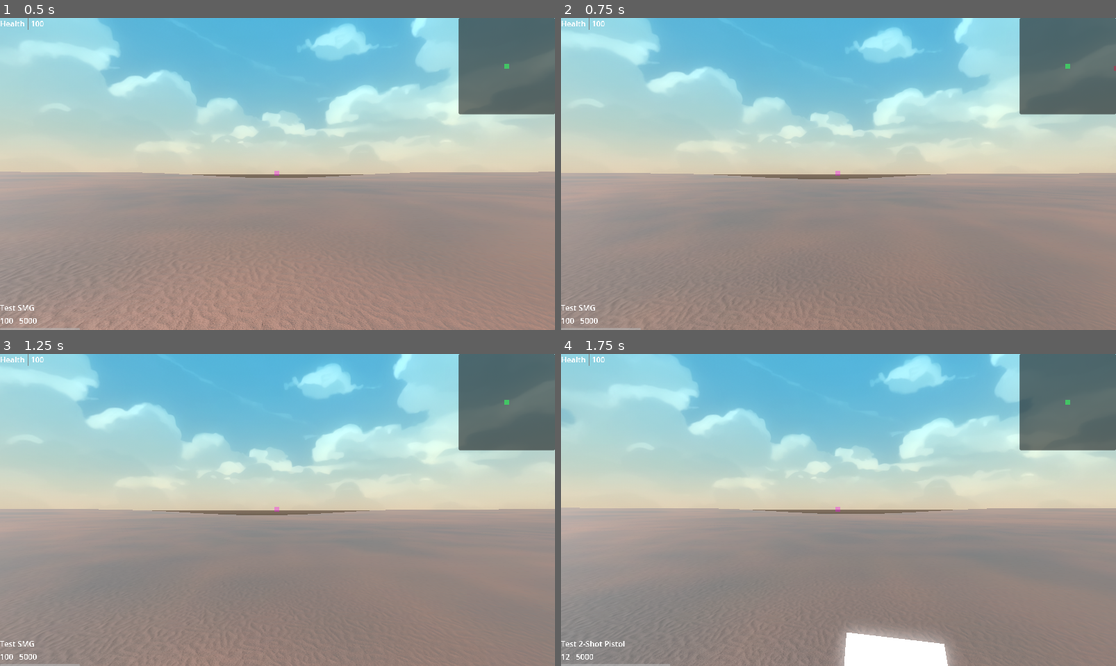
Above: before the commit, frames 1-4 (two rows, left to right).
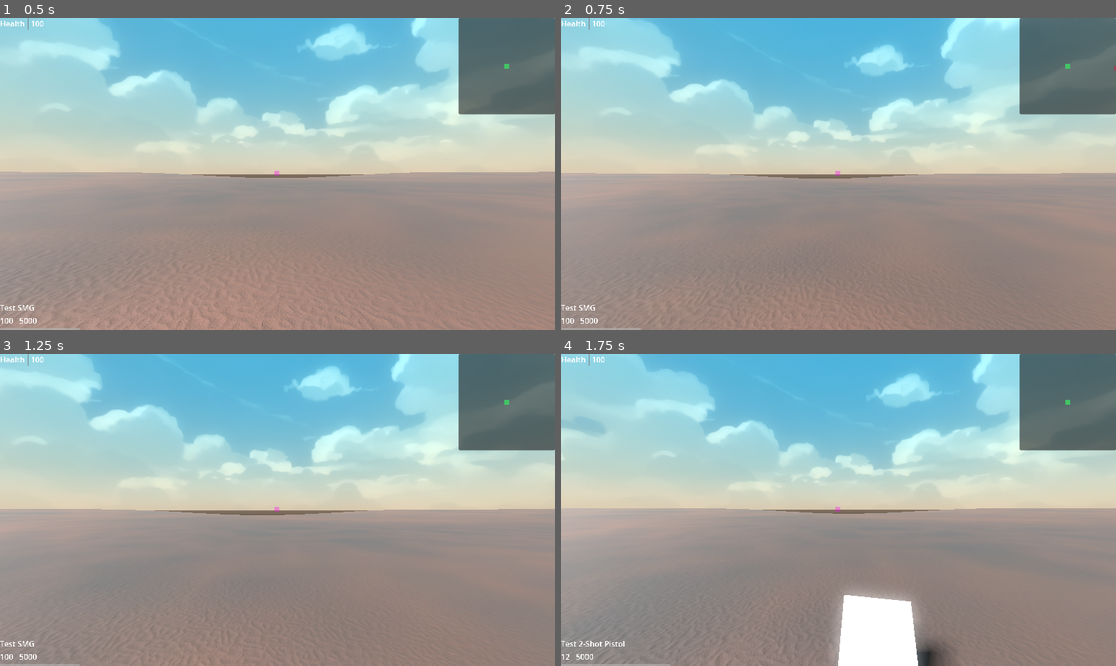
Above: after the commit, the same moments.

Repository: mabanana/FPS-Project-A
Game: Godot game, scene res://test_scene.tscn
Same seed, same stepped clock (60 frames per second), same inputs: the game is played once before the commit and once after it.
Inputs (mouse positions are in pixels of both pictures, inside the frame that each line leads up to):
- Up to frame 1 (0.5 s): no input
- Up to frame 2 (0.75 s): tap Enter (ui_accept) at 0.5 s; move the mouse to (866, 174) at 0.52 s; hold Up (ui_up) from 0.53 s (still down); hold Shift (sprint) from 0.53 s (still down)
- Up to frame 3 (1.25 s): keep holding Up (ui_up); keep holding Shift (sprint); tap Enter (ui_accept) at 0.77 s
- Up to frame 4 (1.75 s): keep holding Up (ui_up); move the mouse to (810, 510) at 1.27 s; release Shift (sprint) at 1.28 s; tap Q (drop_equip) at 1.35 s; tap Enter (ui_accept) at 1.52 s; tap Shift (sprint) at 1.55 s

Frame 1 is identical in both runs. In frame 2, 6.4% of the frame differs, in the area x 0-94%, y 0-100%; in frame 3, 0.5%; in frame 4, 9.2%, in the area x 0-99%, y 0-100%.

Commit message:
Improve sprint

Diff:
--- a/gun_slot.gd
+++ b/gun_slot.gd
@@ -9,7 +9,7 @@
 const ACCURACY_FLOOR = 25
 const THROW_FORCE = 50
 const THROW_ACCURACY = 69
-const DEFAULT_CAMERA_ZOOM = 75
+
 
 # TODO: Move packed scene dependencies somewhere else
 var bullet_hole: PackedScene
@@ -88,9 +88,9 @@
 
 func set_camera_zoom(gun_zoom: float, boo: bool):
 	if boo:
-		character.camera.fov = DEFAULT_CAMERA_ZOOM / gun_zoom
+		character.fov_multiplier = 1 / gun_zoom
 	else:
-		character.camera.fov = DEFAULT_CAMERA_ZOOM
+		character.fov_multiplier = 1
 
 func finish_reload():
 	reset_gun_slot()
--- a/player.gd
+++ b/player.gd
@@ -13,12 +13,17 @@
 const RAY_LENGTH = 1000
 const SPRINT_MULTIPLIER = 1.6
 const JUMP_BUFFER = 20
+const SPRINT_FOV_CD = 100
+const DEFAULT_CAMERA_ZOOM = 75
 var id: int
 var object_in_view
 var hp : int = 100
 var input_dir
+var fov_modifier: int = 0
+var fov_multiplier: float
 
 var jump_cd: Countdown
+var sprint_cd: Countdown
 
 var core: CoreModel
 var core_changed: Signal
@@ -27,6 +32,7 @@
 
 func _ready():
 	jump_cd = Countdown.new(JUMP_BUFFER)
+	sprint_cd = Countdown.new(SPRINT_FOV_CD)
 	camera = %Camera3D
 	gun_slot = %GunSlot
 	untracked_entities = %UntrackedEntities
@@ -51,7 +57,6 @@
 			Input.set_mouse_mode(Input.MOUSE_MODE_CAPTURED)
 	# Button Inputs
 	# TODO: add number button weapon swap
-	# TODO: add sprint
 	elif event.is_action_pressed("reload"):
 		if gun_slot.active_gun:
 			set_action_state(PlayerModel.ActionState.reloading)
@@ -113,6 +118,10 @@
 	object_in_view = get_object_in_view()
 	if jump_cd.tick(delta) <= 0:
 		set_jump(false)
+	fov_modifier = move_toward(fov_modifier,
+	sprint_cd.tick(delta) / 10 if is_ms(PlayerModel.MovementState.sprinting) else 0,
+	1)
+	camera.fov = (DEFAULT_CAMERA_ZOOM + fov_modifier) * fov_multiplier
 
 func get_object_in_view():
 	var query = gun_slot.cast_ray_towards_mouse()
@@ -173,8 +182,14 @@
 
 func _on_action_change(state: PlayerModel.ActionState):
 	prints("Action state changed to " + str(state))
+	if state != PlayerModel.ActionState.idling:
+		set_movement_state(PlayerModel.MovementState.standing)
 	pass
 
 func _on_movement_change(state: PlayerModel.MovementState):
 	prints("Movement state changed to " + str(state))
+	if state == PlayerModel.MovementState.sprinting:
+		sprint_cd.reset_cd()
+		set_ads(false)
+		set_action_state(PlayerModel.ActionState.idling)
 	pass
